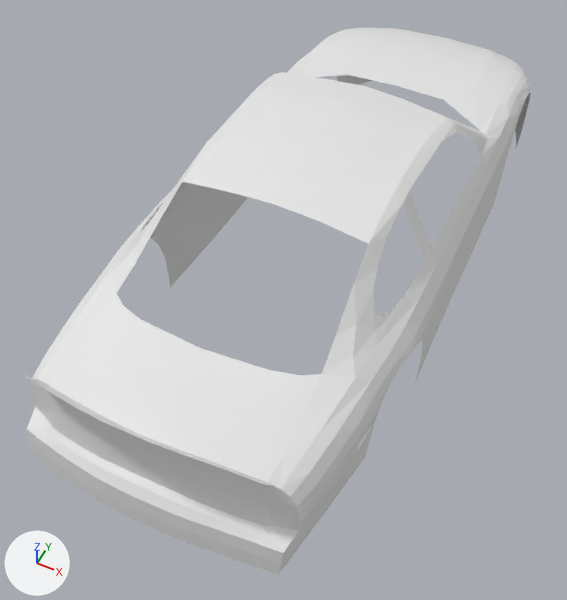
An edit to the glTF model NT02 Ford.glb, drawn before and after from the same camera.
The view is the same before and after, from a camera (50 mm lens) standing at (1.88, -4.83, 4.79) and looking at (-0.16, -0.77, -0.3). The lights are fixed; the arrows at lower left show +X, +Y and +Z. The first picture is the older version. Materials are left out; every surface is plain grey. Where no turn or scale is listed for an object, it has been applied to the vertices.

Names of what the first picture shows: 'shot_20260801175350.001'.
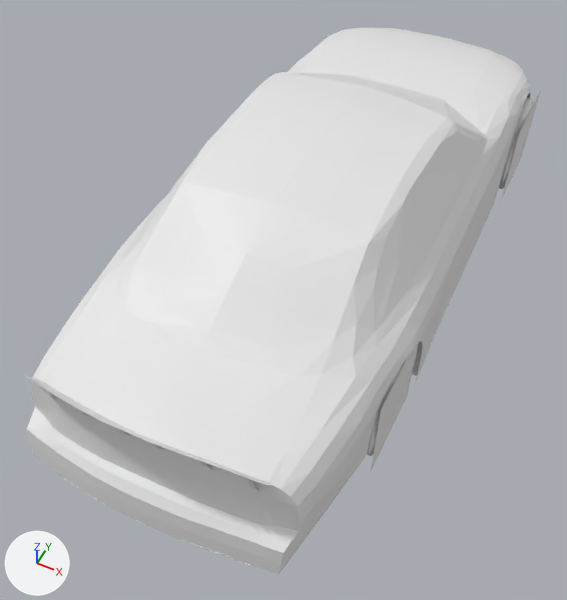
Changed parts and their boxes [x1, y1, x2, y2] in the pictures (567 x 600 px):
'shot_20260801175350.003', added
    after: [117, 72, 480, 451]
'shot_20260801175350.002', added (mostly hidden)
    after: [40, 34, 541, 566]

The change in detail:
Mesh me_shot_20260801175350_003 is new.
It has 65 vertices, 64 faces and spans x -1.06..1.1, y -2.21..1.28, z 0.19..1.19.
Mesh me_shot_20260801175350_002 is new.
It has 1255 vertices, 1552 faces and spans x -1.21..1.16, y -3.13..3.29, z -0.58..1.2.
Object 'shot_20260801175350.003' (ob_shot_20260801175350_003) is new; it shows me_shot_20260801175350_003.
Its location is (0.0, 0.0, 0.0).
Object 'shot_20260801175350.002' (ob_shot_20260801175350_002) is new; it shows me_shot_20260801175350_002.
Its location is (0.0, 0.0, 0.0).
